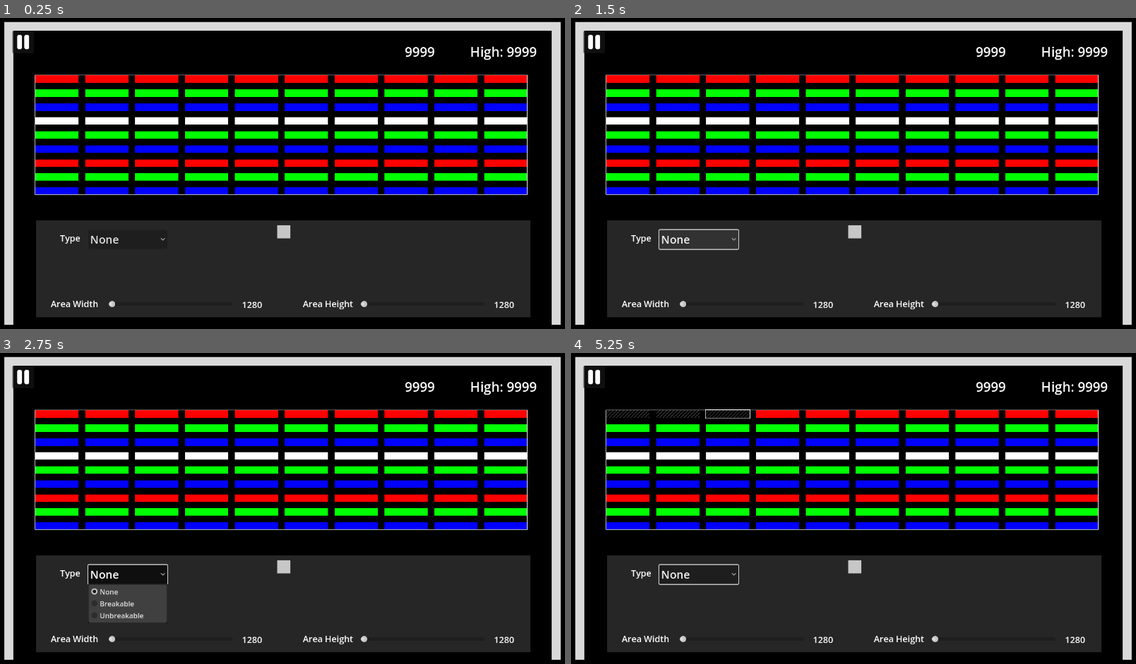
Above: before the commit, frames 1-4 (two rows, left to right).
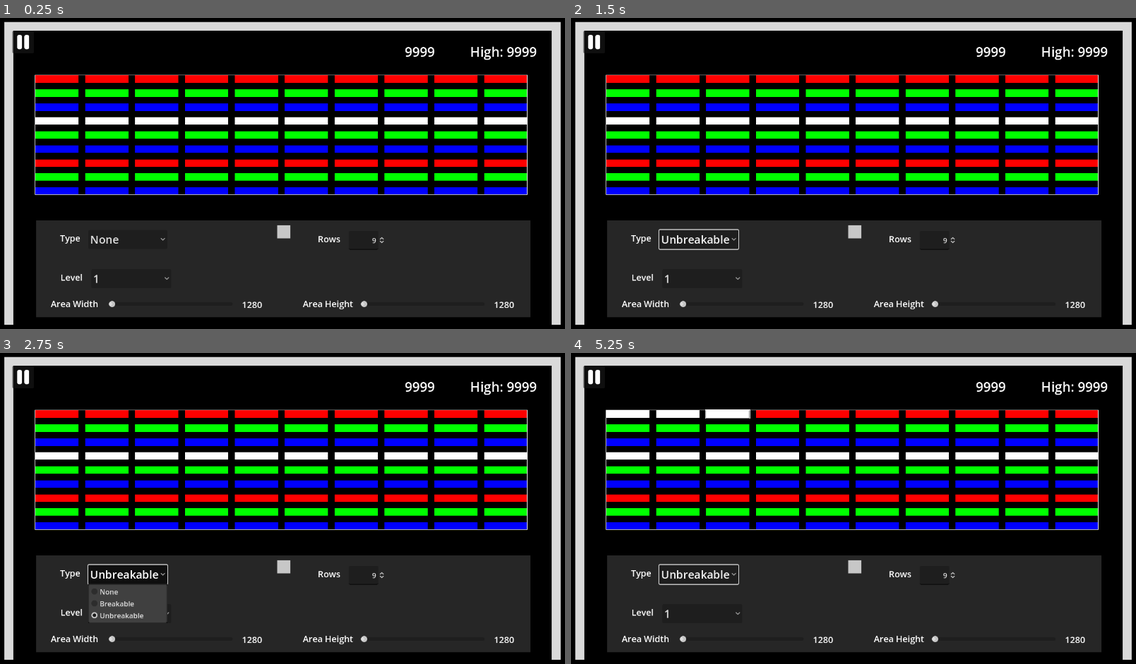
Above: after the commit, the same moments.

Repository: aaronchn99/Breakout
Game: Godot game, scene res://LevelEditor/EditorMain.tscn
Two runs of this game, one before a commit and one after it. Both use one fixed random seed, a clock stepped at 60 frames per second and the inputs below. This scene is started directly instead of the project's main scene.
Inputs (mouse positions are in pixels of both pictures, inside the frame that each line leads up to):
- Up to frame 1 (0.25 s): no input
- Up to frame 2 (1.5 s): click "None" at 0.5 s; click "None" (after the commit: "1") at 1.25 s
- Up to frame 3 (2.75 s): click "None" (after the commit: "Unbreakable") at 2 s
- Up to frame 4 (5.25 s): click (593, 377) at 2.75 s; tap Enter at 3.5, 5 s; move the mouse to (627, 415) at 3.52 s; hold Right (ui_right) 3.53-4.28 s; click (627, 415) at 3.67 s; tap Space at 4.25 s; move the mouse to (678, 415) at 4.27 s; hold Left (ui_left) 4.28-5.03 s; click (678, 415) at 4.42 s; move the mouse to (729, 415) at 5.02 s; hold Right (ui_right) from 5.03 s (still down); click (729, 415) at 5.17 s

The runs differ from the first frame. In frame 1, 0.1% of the frame differs, in the area x 10-68%, y 70-86%; in frame 2, 0.3%; in frame 3, 0.3%; in frame 4, 0.9%, in the area x 6-68%, y 18-86%.

Commit message:
Feat(Editor): Level and rows input

Diff:
--- a/LevelEditor/EditorMain.gd
+++ b/LevelEditor/EditorMain.gd
@@ -8,6 +8,11 @@
 var brick_types = [empty_brick, break_brick, unbreak_brick]
 
 var level_list
+var selected_level:		# Alias for level dropdown selected option
+	set(level):
+		$EditPanel/Level/OptionButton.selected = level
+	get:
+		return $EditPanel/Level/OptionButton.selected
 var brick_array : Array
 var selected_brick:
 	set(brick):
@@ -24,7 +29,11 @@
 		selected_brick = brick
 
 var gap : float
-var rows : int
+var rows : int:
+	set(val):
+		level_list[selected_level].rows = val
+		$EditPanel/Row/SpinBox.set_value_no_signal(val)
+		rows = val
 var columns : int
 var brick_w : float
 var brick_h : float
@@ -74,10 +83,12 @@
 		var repeat = 1 if not 'repeat' in brick_data else brick_data.repeat
 		var b = brick_data.pos
 		var brick_p = break_brick
+		if b[1] >= rows: continue
 		if 'breakable' in brick_data and not brick_data.breakable:
 			brick_p = unbreak_brick
 		for i in range(repeat):
 			var color = null
+			if b[0]+i >= columns: continue
 			if 'color' in brick_data:
 				color = Color(brick_map.colors[brick_data.color])
 			create_brick(brick_p, b[0]+i, b[1], color)
@@ -91,8 +102,10 @@
 	assert(typeof(json.data) == TYPE_ARRAY, 'Parse data expected Array ('+str(TYPE_ARRAY)+') got '+str(typeof(json.data)))
 	level_list = json.data
 	f.close()
-	generate_map(level_list[0])
+	for i in range(len(level_list)):
+		$EditPanel/Level/OptionButton.add_item(str(i+1))
 
+	on_level_change(selected_level)
 	on_change_brick_type($EditPanel/BrickType/OptionButton.selected)
 
 
@@ -115,3 +128,10 @@
 func on_color_change(color : Color):
 	if selected_brick:
 		selected_brick = selected_brick
+
+func on_level_change(level):
+	generate_map(level_list[level])
+
+func on_row_change(val):
+	rows = val
+	generate_map(level_list[selected_level])
--- a/LevelEditor/EditorMain.tscn
+++ b/LevelEditor/EditorMain.tscn
@@ -163,8 +163,8 @@
 anchors_preset = 0
 offset_left = 39.0
 offset_top = 19.0
-offset_right = 79.0
-offset_bottom = 59.0
+offset_right = 315.0
+offset_bottom = 72.0
 
 [node name="Label" type="Label" parent="EditPanel/BrickType"]
 layout_mode = 0
@@ -209,6 +209,53 @@
 offset_bottom = 31.0
 color = Color(1, 0, 0, 1)
 
+[node name="Level" type="Control" parent="EditPanel"]
+anchors_preset = 0
+offset_left = 40.0
+offset_top = 108.0
+offset_right = 314.0
+offset_bottom = 157.0
+
+[node name="Label" type="Label" parent="EditPanel/Level"]
+layout_mode = 0
+offset_left = 15.0
+offset_top = 7.0
+offset_right = 62.0
+offset_bottom = 35.0
+text = "Level"
+
+[node name="OptionButton" type="OptionButton" parent="EditPanel/Level"]
+layout_mode = 0
+offset_left = 85.0
+offset_top = 3.0
+offset_right = 266.0
+offset_bottom = 46.0
+selected = 0
+
+[node name="Row" type="Control" parent="EditPanel"]
+anchors_preset = 0
+offset_left = 623.0
+offset_top = 21.0
+offset_right = 897.0
+offset_bottom = 70.0
+
+[node name="Label" type="Label" parent="EditPanel/Row"]
+layout_mode = 0
+offset_left = 15.0
+offset_top = 7.0
+offset_right = 62.0
+offset_bottom = 35.0
+text = "Rows"
+
+[node name="SpinBox" type="SpinBox" parent="EditPanel/Row"]
+layout_mode = 0
+offset_left = 85.0
+offset_top = 3.0
+offset_right = 168.063
+offset_bottom = 46.0
+alignment = 2
+update_on_text_changed = true
+
 [node name="AreaWidth" type="Control" parent="EditPanel"]
 anchors_preset = 0
 offset_left = 33.0
@@ -272,3 +319,5 @@
 [connection signal="button_down" from="Pause/PauseMenu/Back" to="." method="_back_to_menu"]
 [connection signal="item_selected" from="EditPanel/BrickType/OptionButton" to="." method="on_change_brick_type"]
 [connection signal="color_changed" from="EditPanel/Color/ColorPickerButton" to="." method="on_color_change"]
+[connection signal="item_selected" from="EditPanel/Level/OptionButton" to="." method="on_level_change"]
+[connection signal="value_changed" from="EditPanel/Row/SpinBox" to="." method="on_row_change"]
